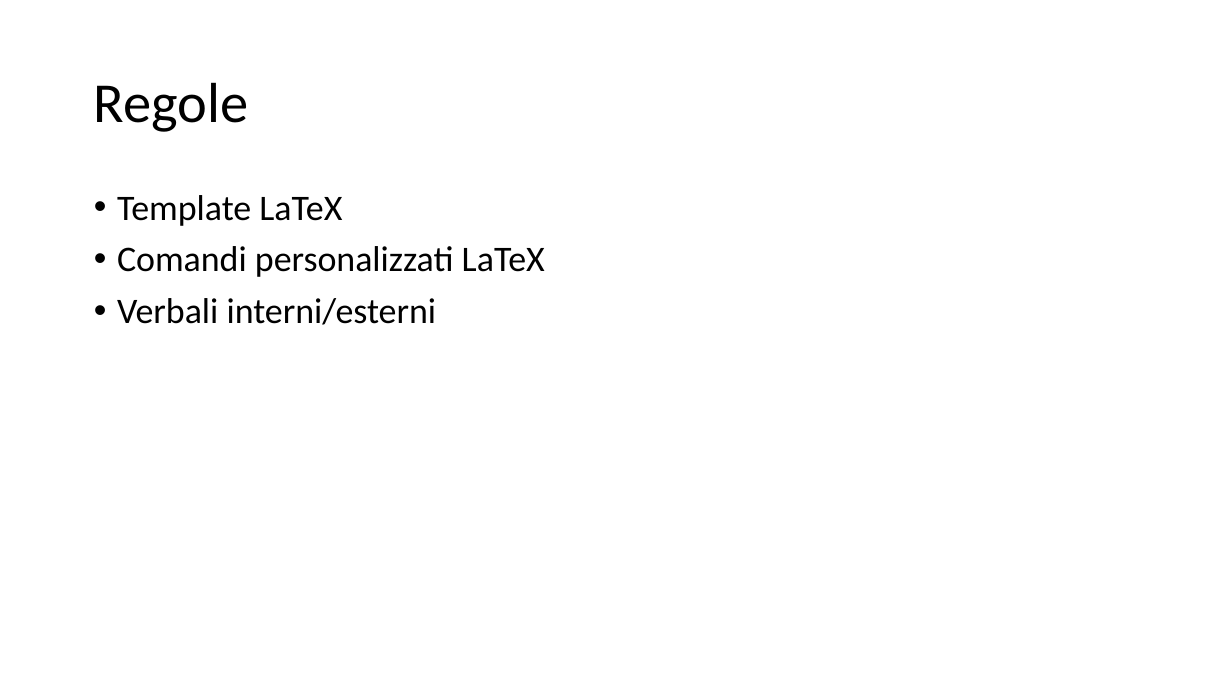
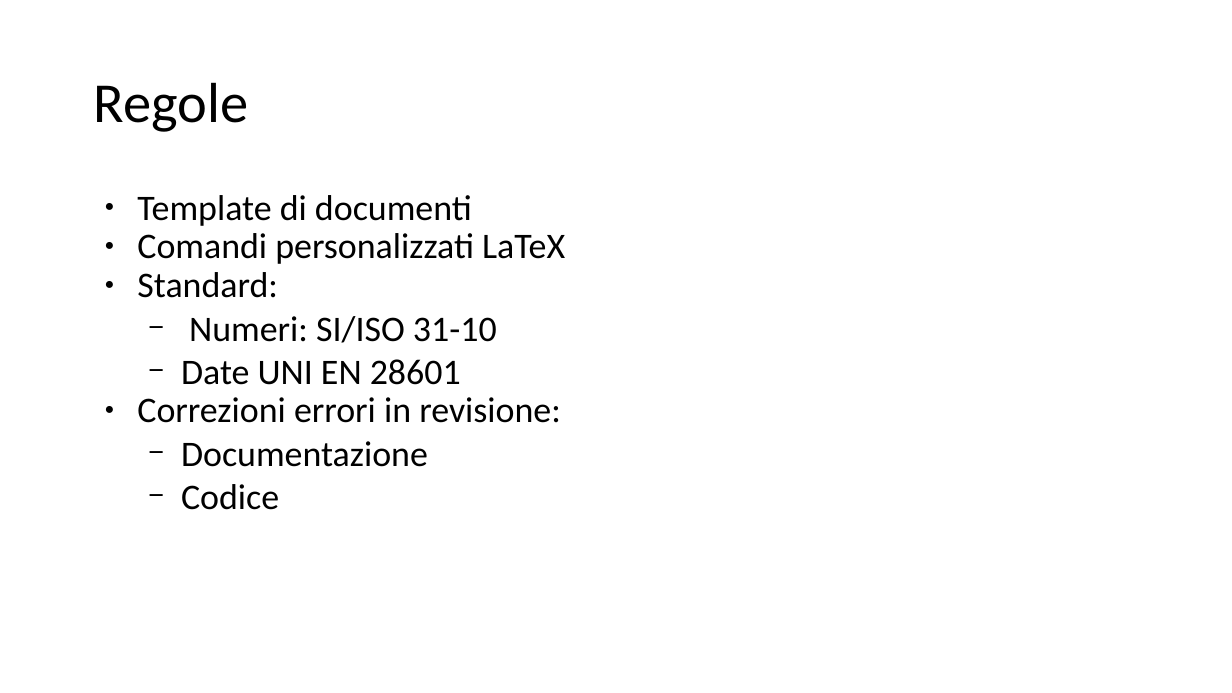
Before and after one commit to KaleidosCodeTeam/SWEDesigner, a slide deck: slide 2 of Presentazione/KaleidosCode - NdP.pptx. Drawn at 1232x693 pixels with LibreOffice and Linux fonts; fonts in the diff are those of the drawing. Boxes give left, top, right and bottom in pixels: in the first picture for what was removed or moved away, otherwise in the second. Text is boxed around its words. In the diff, an @@ line names an element or a change of style, - is before the commit and + after.

```diff
--- a/Presentazione/KaleidosCode - NdP.pptx
+++ b/Presentazione/KaleidosCode - NdP.pptx
@@ text at (137, 195, 472, 226): text changed @@
-• Template LaTeX
+● Template di documenti
@@ text at (137, 233, 565, 264): bullet • to ●; less space between paragraphs @@
@@ text at (137, 272, 561, 510): text changed @@
-• Verbali interni/esterni
+● Standard:
+  − Numeri: SI/ISO 31-10
+  − Date UNI EN 28601
+● Correzioni errori in revisione:
+  − Documentazione
+  − Codice
```
Also in this commit, not shown: 4 other slides changed, 1 other file.
